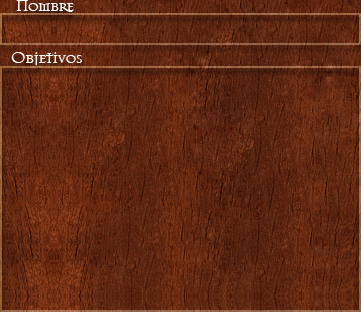
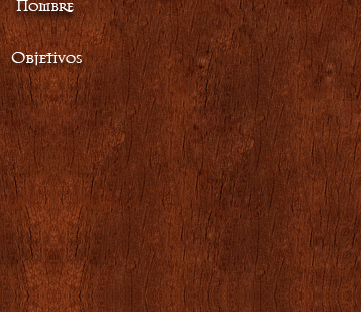
Two versions of the same layered image (361 × 312). Layer-by-layer changes:
hid "Capa 1 copia 15" over [0, 13, 361, 45]
hid "Capa 1 copia 14" over [0, 66, 361, 312]
